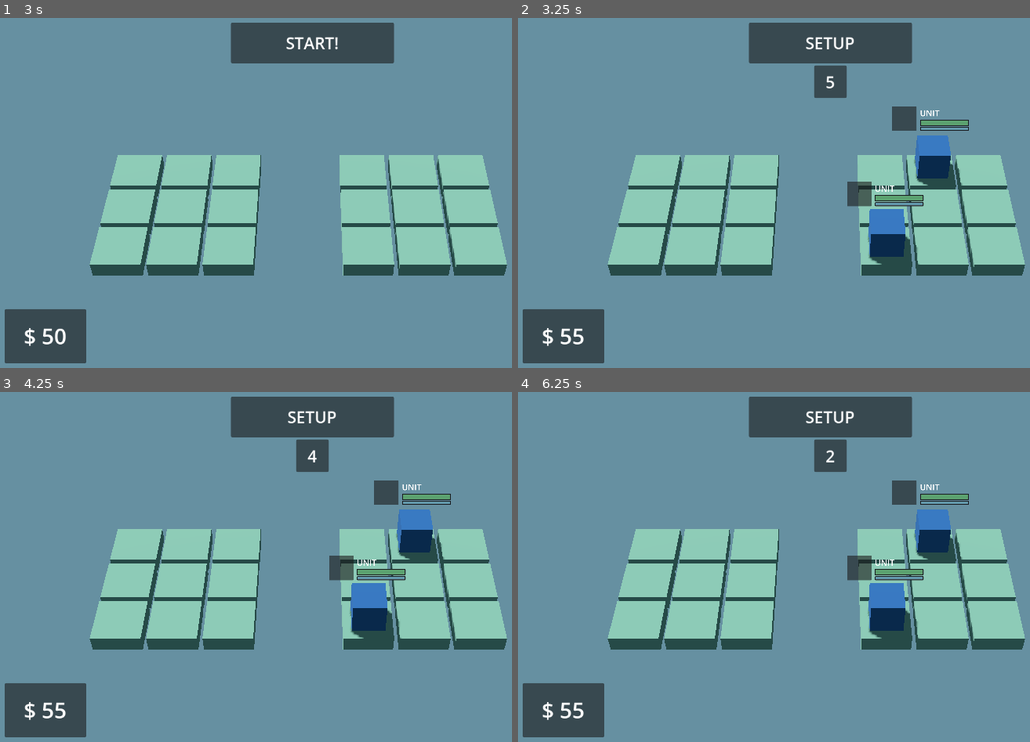
Above: before the commit, frames 1-4 (two rows, left to right).
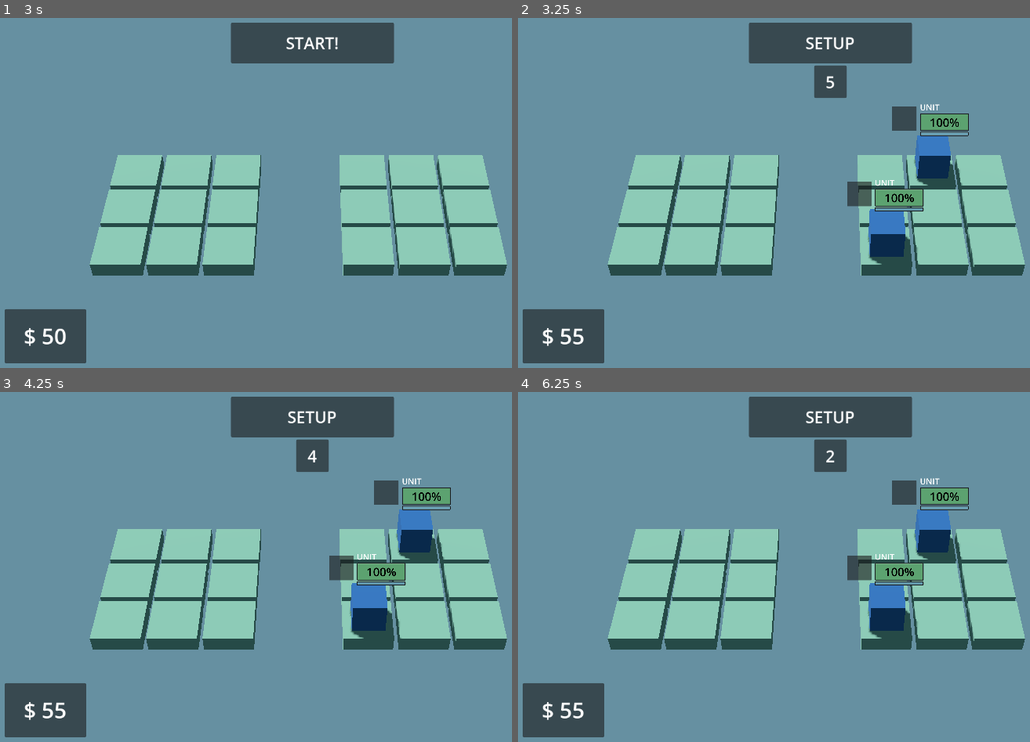
Above: after the commit, the same moments.

Repository: eaacon/Auto_Battler
Game: Godot game, scene res://Scenes/Game.tscn
The game is run twice, just before and just after one commit, with the same random seed, the same clock (stepped at 60 frames per second) and the same inputs.
Inputs (mouse positions are in pixels of both pictures, inside the frame that each line leads up to):
- Up to frame 1 (3 s): tap Enter at 0.5, 2 s; move the mouse to (450, 175) at 0.52 s; click (450, 175) at 0.67 s; tap Space at 1.25, 2.75 s; move the mouse to (189, 210) at 1.27 s; click (189, 210) at 1.42 s; move the mouse to (373, 116) at 2.02 s; click (373, 116) at 2.17 s; move the mouse to (281, 263) at 2.77 s; click (281, 263) at 2.92 s
- Up to frame 2 (3.25 s): no input
- Up to frame 3 (4.25 s): tap Enter at 3.5 s; move the mouse to (501, 619) at 3.52 s; click (501, 619) at 3.67 s
- Up to frame 4 (6.25 s): tap Space at 4.25 s; move the mouse to (640, 514) at 4.27 s; click (640, 514) at 4.42 s; move the mouse to (861, 567) at 5.02 s; click (861, 567) at 5.17 s; move the mouse to (738, 479) at 5.77 s; click (738, 479) at 5.92 s

Frame 1 is identical in both runs. In frame 2, 1.0% of the frame differs, in the area x 69-89%, y 24-56%; in frame 3, 1.0%; in frame 4, 1.0%.

Commit message:
Fixed Death Bug

Diff:
--- a/Scenes/Prefabs/Unit.gd
+++ b/Scenes/Prefabs/Unit.gd
@@ -12,10 +12,16 @@
 
 #Gameplay
 @onready var UMaxHP:int
-var UCurrentHP:int
+var UCurrentHP:
+	set(hp):
+		UCurrentHP = hp
+		S_Health.emit()
 
 @onready var UMaxMeter: int
-var UCurrentMeter: int
+var UCurrentMeter:
+	set(m):
+		UCurrentMeter = m
+		S_Meter.emit()
 
 #Skill
 @export var SDmg: int = 5
@@ -48,6 +54,13 @@
 	else:
 		_move()
 
+func _end_turn():
+	UCurrentHP -= QDmg
+	QDmg = 0
+
+	if UCurrentHP <= 0:
+		_die()
+
 func _calc_target():
 	var Aim_X = UTile.Coords.x
 	var B = UTile.Owner_Board
@@ -76,13 +89,16 @@
 	var TUnit = TBoard.Grid[Aim_X-1][UTile.Coords.y-1].Unit_On_Tile
 
 	#debug
-	var Aim_Coords = Vector2(Aim_X, UTile.Coords.y)
-	if TUnit != null:
-		print(UStats.UName + " at " + str(UTile.name) + " aims at " + TUnit.UStats.UName + " at " + str(Aim_Coords))
+	#var Aim_Coords = Vector2(Aim_X, UTile.Coords.y)
+	#if TUnit != null:
+		#print(UStats.UName + " at " + str(UTile.name) + " aims at " + TUnit.UStats.UName + " at " + str(Aim_Coords))
 
 	return TUnit
 
 func _attack(target):
+	print(str(self.name) + " deals " + str(UStats.UAttack) + " to "\
+		+ str(target.name) + " at " + str(target.UTile.name))
+
 	target._queue_dmg(UStats.UAttack)
 	Acting = false
 	pass
@@ -95,16 +111,6 @@
 	UTile._move_unit(randDir)
 	print(UStats.UName + " at " + str(UTile.name) + " moves to " + str(randDir.x+1) + "-"+ str(randDir.y+1))
 	Acting = false
-
-func _end_turn():
-	S_Health.emit()
-	S_Meter.emit()
-
-	UCurrentHP -= QDmg
-
-	if UCurrentHP <= 0:
-		_die()
-	pass
 
 func _get_valid_X(x, _b):
 	if x > _b.GridW * 2:
@@ -131,6 +137,7 @@
 		return y
 
 func _die():
+	print(self.name + " died")
 	UTile._kill_unit()
 
 func _queue_dmg(v: int):
--- a/Scenes/UI/Unit_Info_Control.tscn
+++ b/Scenes/UI/Unit_Info_Control.tscn
@@ -87,10 +87,10 @@
 custom_minimum_size = Vector2(300, 40)
 layout_mode = 2
 theme = ExtResource("1_dc0hh")
+theme_override_font_sizes/font_size = 71
 theme_override_styles/fill = SubResource("StyleBoxFlat_uyksb")
 max_value = 1.0
 value = 1.0
-show_percentage = false
 
 [node name="Meter" type="ProgressBar" parent="MarginContainer/HBoxContainer/VBoxContainer"]
 custom_minimum_size = Vector2(300, 25)
--- a/Scenes/Units/BaseStats.tres
+++ b/Scenes/Units/BaseStats.tres
@@ -9,4 +9,4 @@
 UHP = 25
 UMeter = 3
 URange = 2
-UAttack = 2
+UAttack = 5
--- a/Scripts/GameManager.gd
+++ b/Scripts/GameManager.gd
@@ -26,6 +26,7 @@
 var Turn_Active := false
 signal Next_Turn
 signal End_Combat
+var Kill_Queue = []
 
 func _ready():
 	print("-Start Game")
@@ -126,6 +127,9 @@
 		if u != null:
 			u._end_turn()
 
+	for k in Kill_Queue:
+		Units_In_Play.erase(k)
+
 	await get_tree().create_timer(Round_Delay).timeout
 
 	if _check_combat_win():
@@ -136,7 +140,7 @@
 		_combat_round()
 
 func _out_of_play(u):
-	Units_In_Play.erase(u)
+	Kill_Queue.append(u)
 
 func _check_combat_win():
 	for p in Players:
--- a/Scripts/Tile.gd
+++ b/Scripts/Tile.gd
@@ -33,6 +33,9 @@
 				_buy_unit()
 
 func _buy_unit():
+	if Unit_On_Tile != null:
+		return
+
 	var U_Scene = load("res://Scenes/Prefabs/Unit.tscn")
 	var inst = U_Scene.instantiate()
 	if Owner_Board.get_parent()._spend(inst.UStats.UCost):
@@ -41,16 +44,16 @@
 		_place_unit(inst)
 
 func _place_unit(u:Unit):
-	if Unit_On_Tile == null:
-		add_child(u)
-		u.UTile = self
-		Unit_On_Tile = u
+	add_child(u)
 
-		#UI
-		var gm = Owner_Board.GM
-		var UUI = gm.Unit_UI.instantiate()
-		gm.Game_UI.add_child(UUI)
-		UUI._setup(u, gm.Cam)
+	u.UTile = self
+	Unit_On_Tile = u
+
+	#UI
+	var gm = Owner_Board.GM
+	var UUI = gm.Unit_UI.instantiate()
+	gm.Game_UI.add_child(UUI)
+	UUI._setup(u, gm.Cam)
 
 func _move_unit(p: Vector2i):
 	#set unit on tile variable
